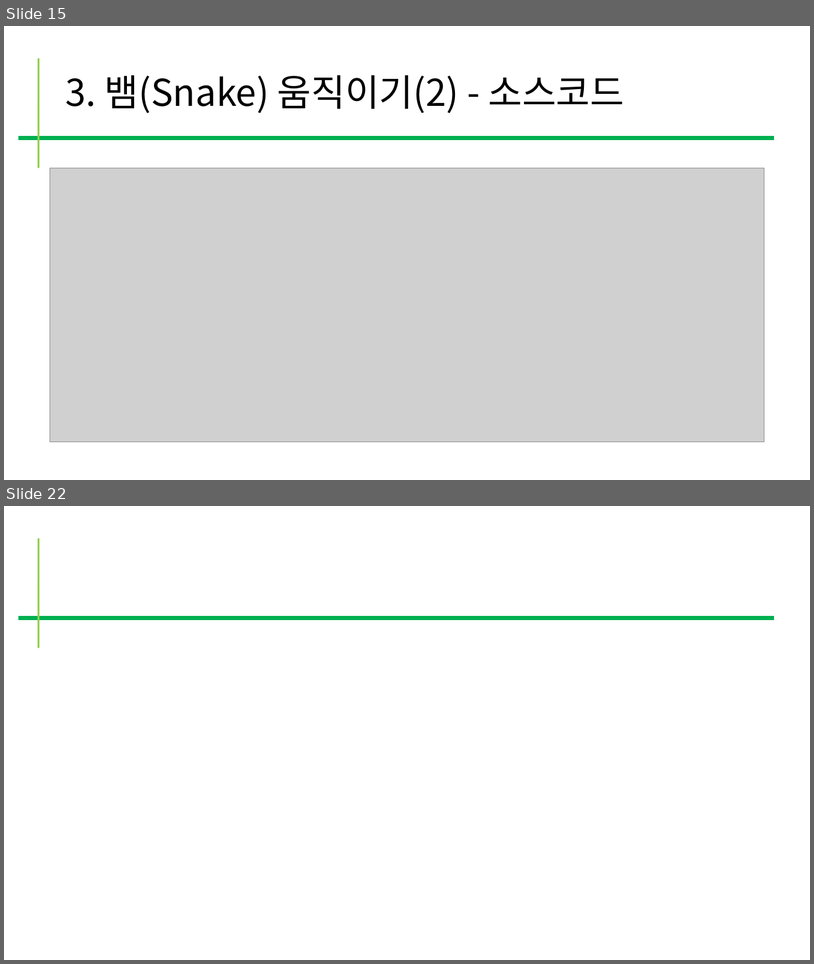
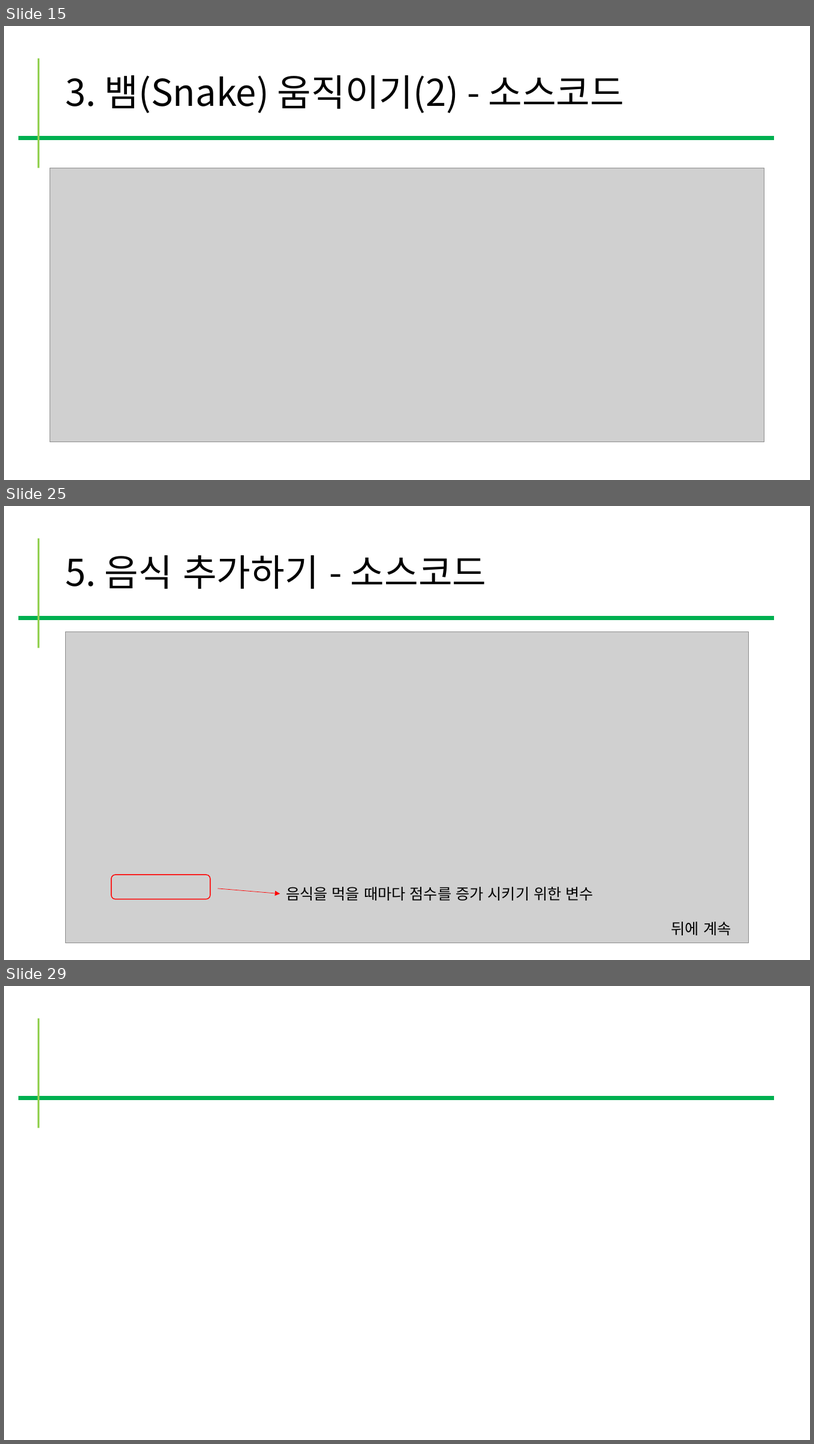
Before and after one commit to kig2929kig/ui, a slide deck: snake.pptx. Shown one above the other, each under a label of ours: slides 15 and 22 before the commit, slides 15, 25 and 29 after it; the slides between them are not shown. The pictures are 814x964 and 814x1444 pixels, drawn with LibreOffice and Linux fonts; fonts in the diff are those of the drawing; grey boxes stand for pictures. Boxes give left, top, right and bottom in pixels: in the first picture for what was removed or moved away, otherwise in the second. Text is boxed around its words. In the diff, an @@ line names an element or a change of style, - is before the commit and + after.

```diff
--- a/snake.pptx
+++ b/snake.pptx
@@ slide 25 added at (4, 506, 810, 960), background #FFFFFF @@
@@ line added from (38, 538) to (38, 648), #92D050 2.25 pt @@
@@ title added at (65, 555, 487, 589), 44 pt, text #000000 @@
+5. 음식 추가하기 - 소스코드
@@ line added from (18, 618) to (775, 618), #00B050 4.5 pt @@
@@ picture added at (66, 632, 749, 943) @@
@@ rounded rectangle added at (111, 874, 210, 898), outline #FF0000 1 pt @@
@@ arrow added from (218, 888) to (281, 893), #FF0000 0.5 pt @@
@@ text added at (286, 886, 594, 900), 18 pt, text #000000 @@
+음식을 먹을 때마다 점수를 증가 시키기 위한 변수
@@ text added at (672, 921, 731, 935), 18 pt, text #000000 @@
+뒤에 계속
@@ what was slide 22 is now slide 29 @@
```
Also in this commit, not shown: 7 slides changed, 7 other slides added.
